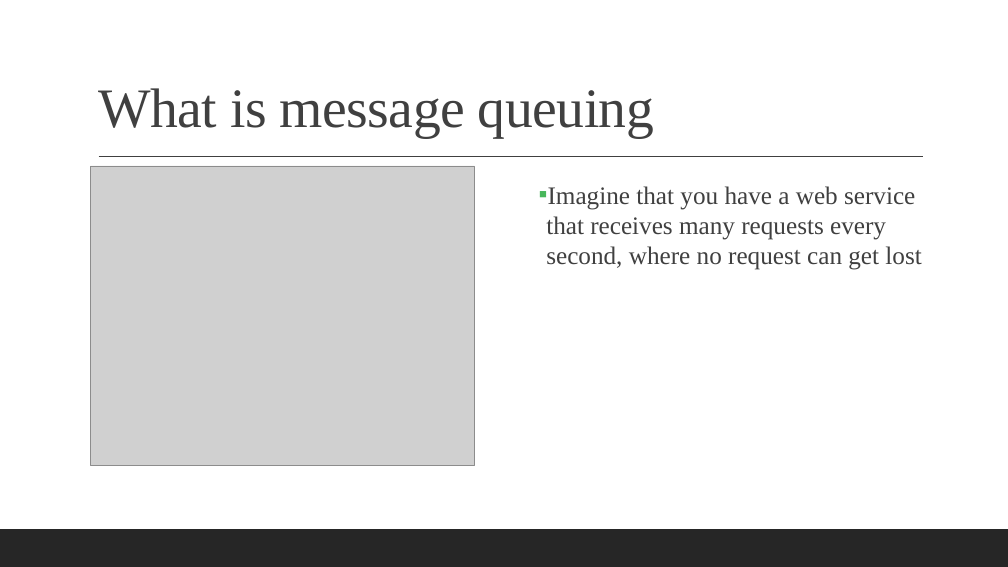
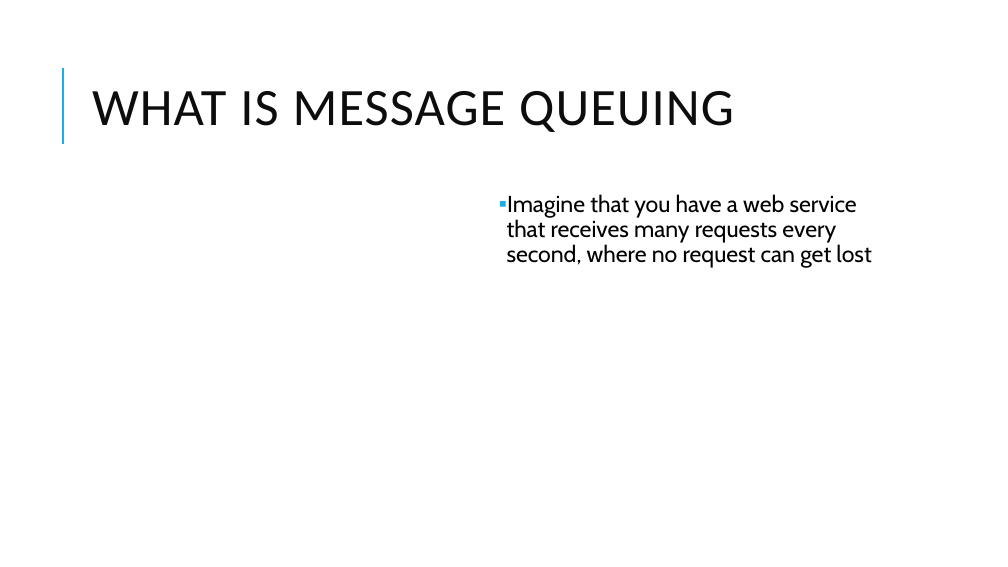
Before and after one commit to ov1n/Active-MQ-presentation, a slide deck: slide 7 of activemq.pptx (slide 5 before the commit). Drawn at 1008x567 pixels with LibreOffice and Linux fonts; fonts in the diff are those of the drawing; grey boxes stand for pictures. Boxes give left, top, right and bottom in pixels: in the first picture for what was removed or moved away, otherwise in the second. Text is boxed around its words. In the diff, an @@ line names an element or a change of style, - is before the commit and + after.

```diff
--- a/activemq.pptx
+++ b/activemq.pptx
@@ title "WHAT IS MESSAGE QUEUING" at [92, 91, 734, 132]: vertical alignment bottom to middle @@
@@ line added from (63, 144) to (63, 68), #1CADE4 1.5 pt @@
@@ title at [92, 91, 734, 132]: text changed; size 53 to 50 pt; font Times New Roman to Calibri; text colour #404040 to #0D0D0D @@
-What is message queuing
+WHAT IS MESSAGE QUEUING
@@ picture removed at [91, 166, 474, 466] @@
@@ line removed from (99, 157) to (923, 157) @@
@@ text "Imagine that you have a ...": place and size @@
-text "Imagine that you have a ..." at [546, 186, 921, 270]
+text "Imagine that you have a ..." at [507, 194, 871, 268]
@@ text "Imagine that you have a ..." at [507, 194, 871, 268]: size 24 to 22 pt, font Times New Roman to Cabin, text colour #404040 to #000000; line spacing 1 to 0.9; bullet colour #48B75B to #1CADE4 @@
@@ rectangle removed at [0, 529, 1008, 567] @@
```
Also in this commit, not shown: 5 other slides changed, 14 slides added, 3 slides removed, 7 other files.
